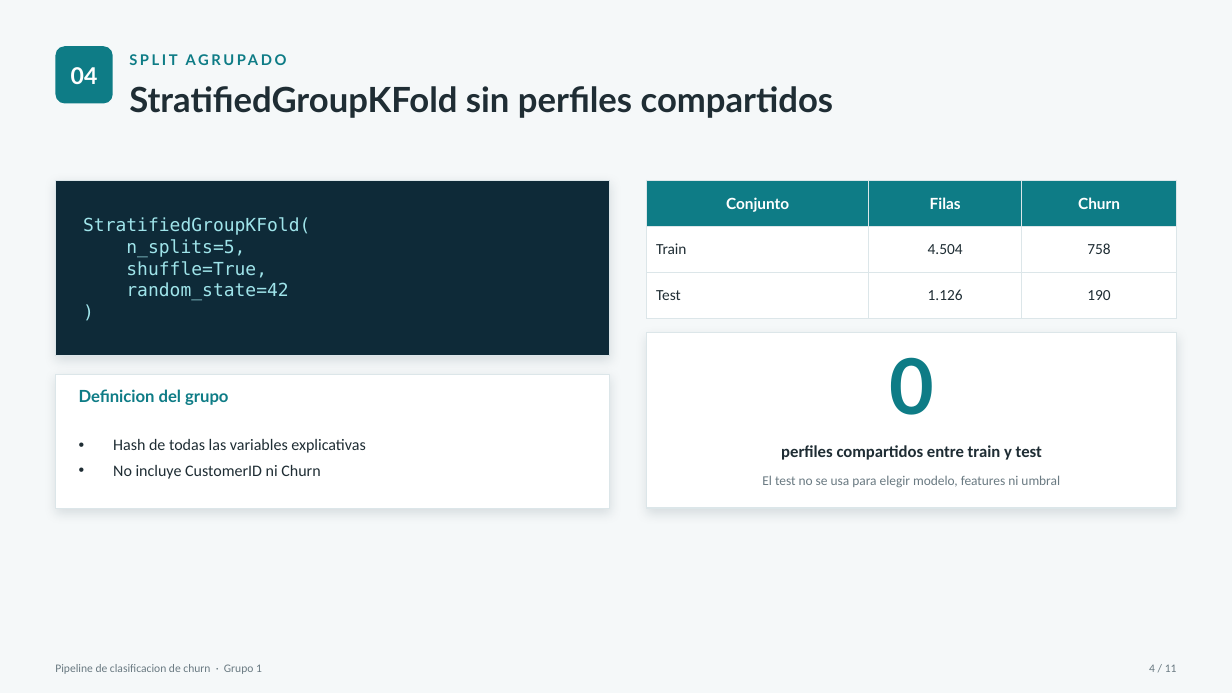
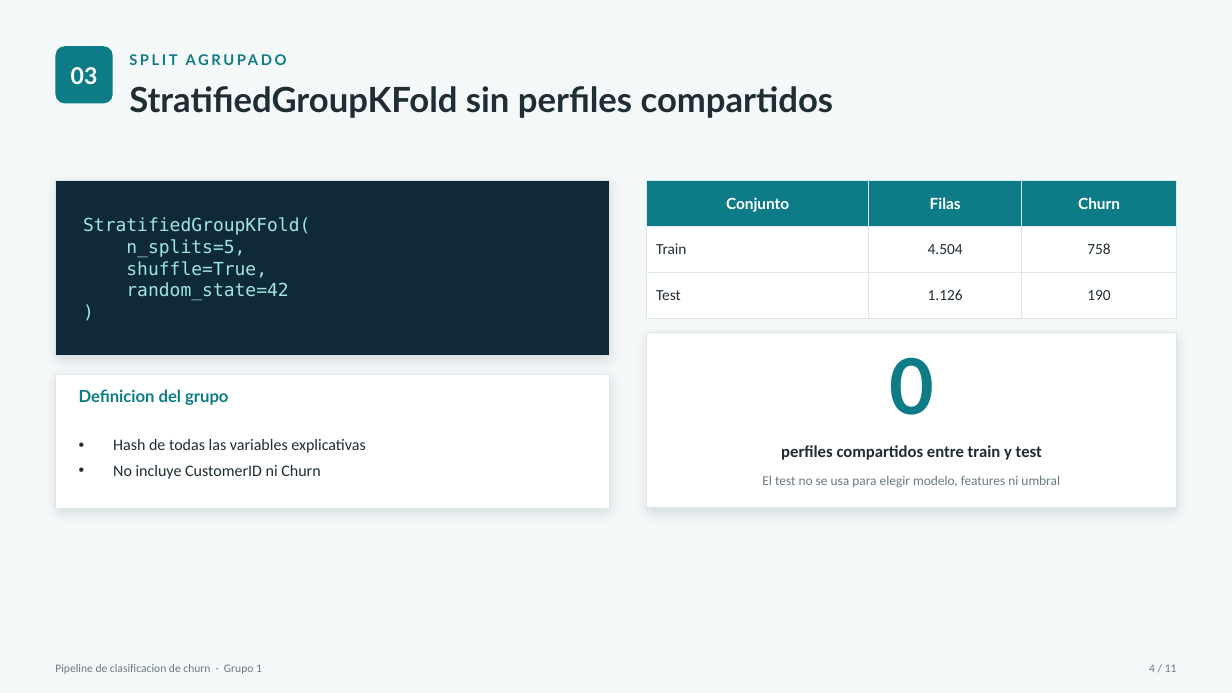
Before and after one commit to FelipeTamaki/TP_IA_aplicada_a_negocios_churn_Grupo1, a slide deck: slide 4 of presentacion_tecnica_churn.pptx (slide 5 before the commit). Drawn at 1232x693 pixels with LibreOffice and Linux fonts; fonts in the diff are those of the drawing. Boxes give left, top, right and bottom in pixels: in the first picture for what was removed or moved away, otherwise in the second. Text is boxed around its words. In the diff, an @@ line names an element or a change of style, - is before the commit and + after.

```diff
--- a/presentacion_tecnica_churn.pptx
+++ b/presentacion_tecnica_churn.pptx
@@ text at (x1=71, y1=67, x2=98, y2=84): text changed @@
-04
+03
```
Also in this commit, not shown: 9 other slides changed, 1 slide removed.
